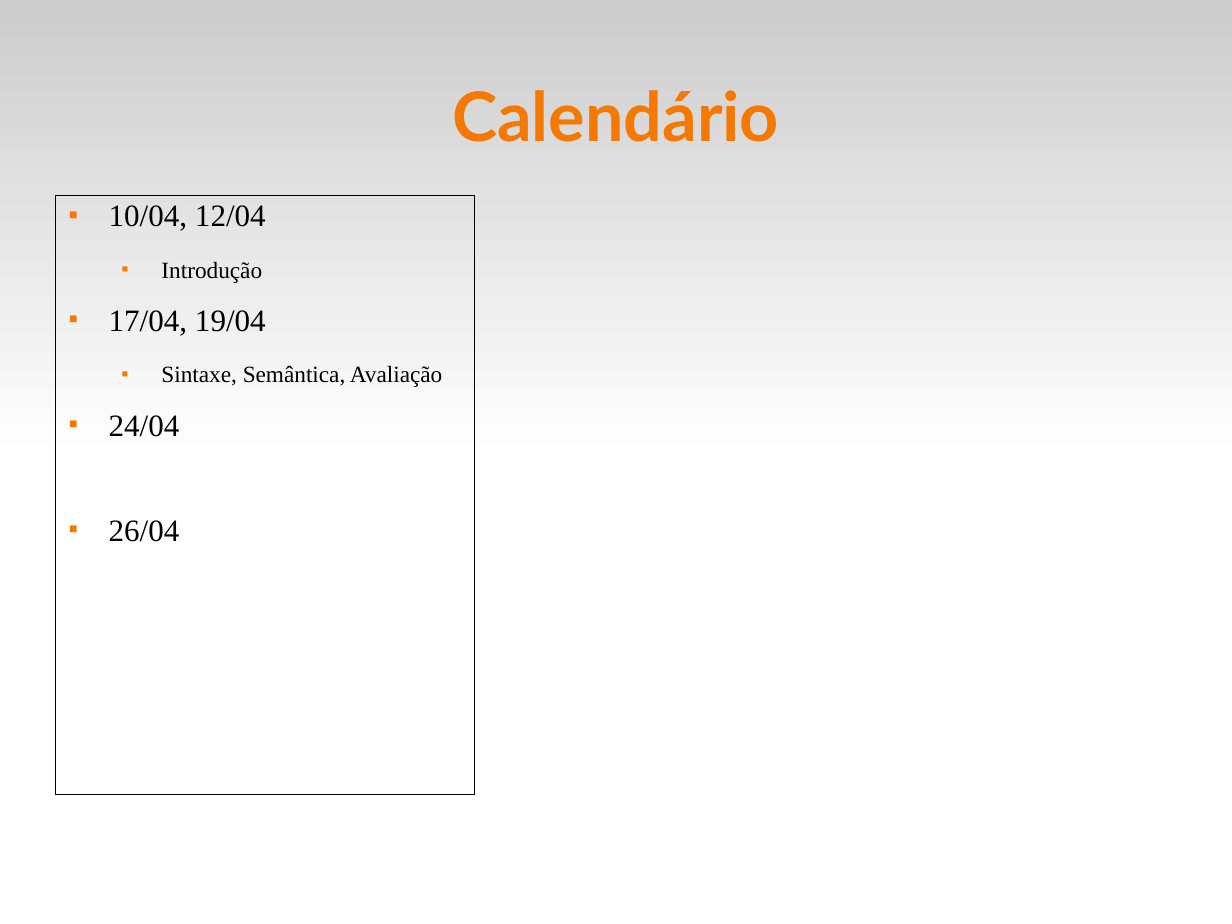
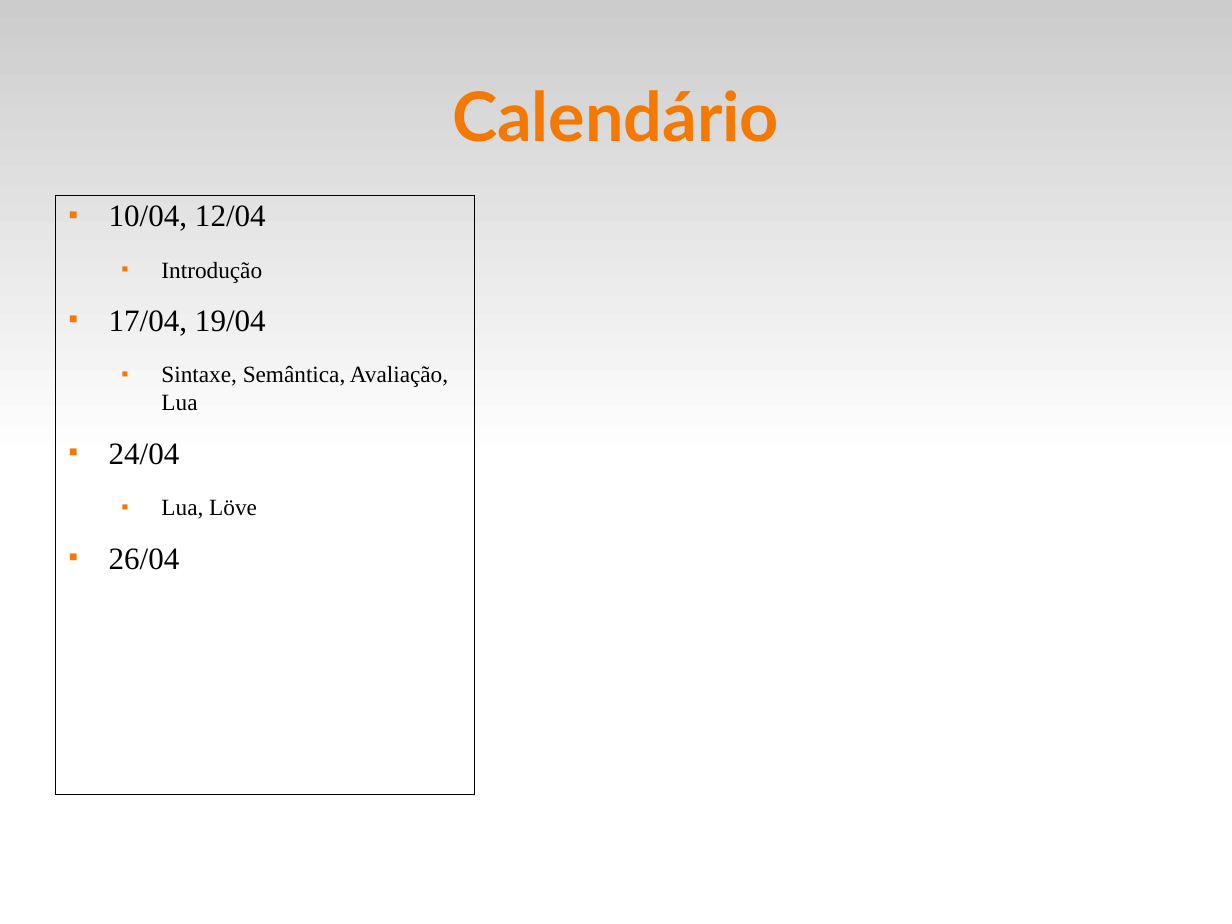
Before and after one commit to fsantanna-uerj/EDL, a slide deck: slide 10 of slides/edl-00.odp (slide 9 before the commit). Drawn at 1232x924 pixels with LibreOffice and Linux fonts; fonts in the diff are those of the drawing. Boxes give left, top, right and bottom in pixels: in the first picture for what was removed or moved away, otherwise in the second. Text is boxed around its words. In the diff, an @@ line names an element or a change of style, - is before the commit and + after.

Commit message:
(>) slides

```diff
--- a/slides/edl-00.odp
+++ b/slides/edl-00.odp
@@ text at box(161, 365, 448, 410): text changed @@
-  ■ Sintaxe, Semântica, Avaliação
+  ■ Sintaxe, Semântica, Avaliação, Lua
@@ text at box(161, 499, 257, 519): paragraph added @@
+  ■ Lua, Löve
```
Also in this commit, not shown: 2 other slides changed, 6 other files.
